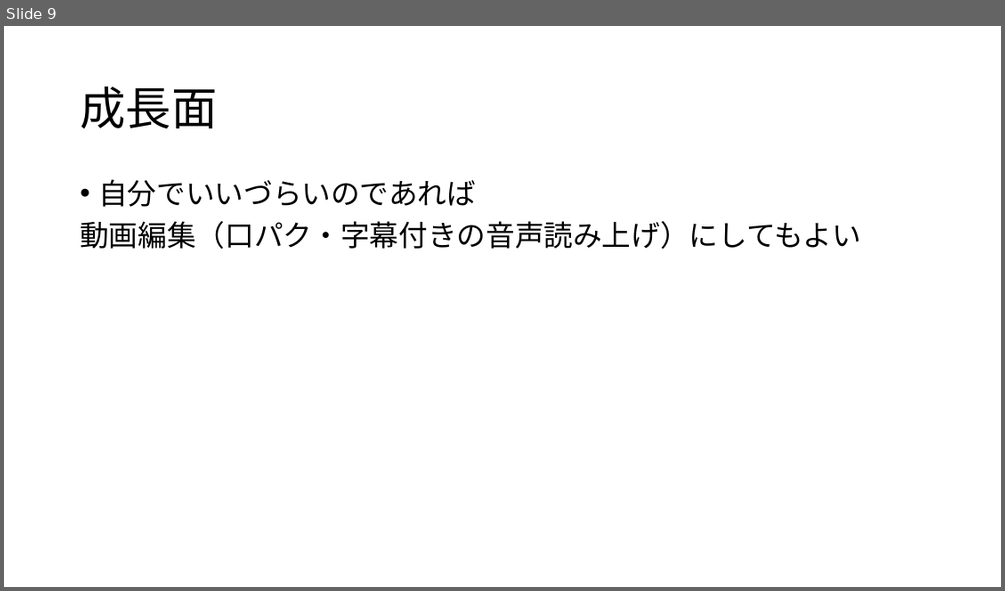
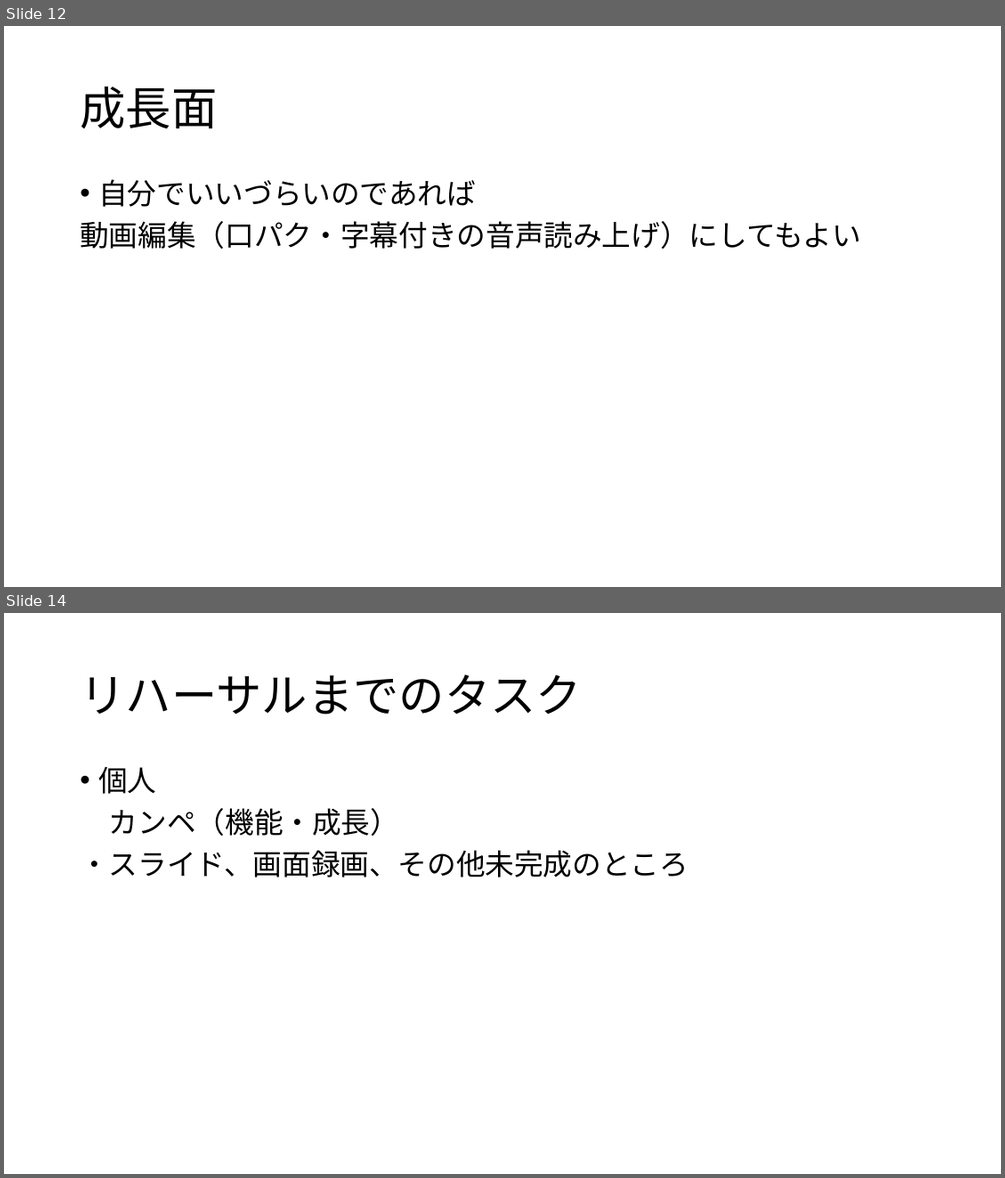
Before and after one commit to dojo2022/B-3, a slide deck: doc/成果発表会プロット.pptx. Shown one above the other, each under a label of ours: slide 9 before the commit, slides 12 and 14 after it; the slides between them are not shown. The pictures are 1005x591 and 1005x1178 pixels, drawn with LibreOffice and Linux fonts; fonts in the diff are those of the drawing. Boxes give left, top, right and bottom in pixels: in the first picture for what was removed or moved away, otherwise in the second. Text is boxed around its words. In the diff, an @@ line names an element or a change of style, - is before the commit and + after.

```diff
--- a/doc/成果発表会プロット.pptx
+++ b/doc/成果発表会プロット.pptx
@@ slide 14 added at (4,613,1001,1174), background #FFFFFF @@
@@ title added at (80,674,582,714), 44 pt, text #000000 @@
+リハーサルまでのタスク
@@ text added at (80,767,688,877), 28 pt, text #000000 @@
+• 個人
+カンペ（機能・成長）
+・スライド、画面録画、その他未完成のところ
@@ what was slide 9 is now slide 12 @@
```
Also in this commit, not shown: 6 slides changed, 6 other slides added, 2 slides removed, 3 other files.
